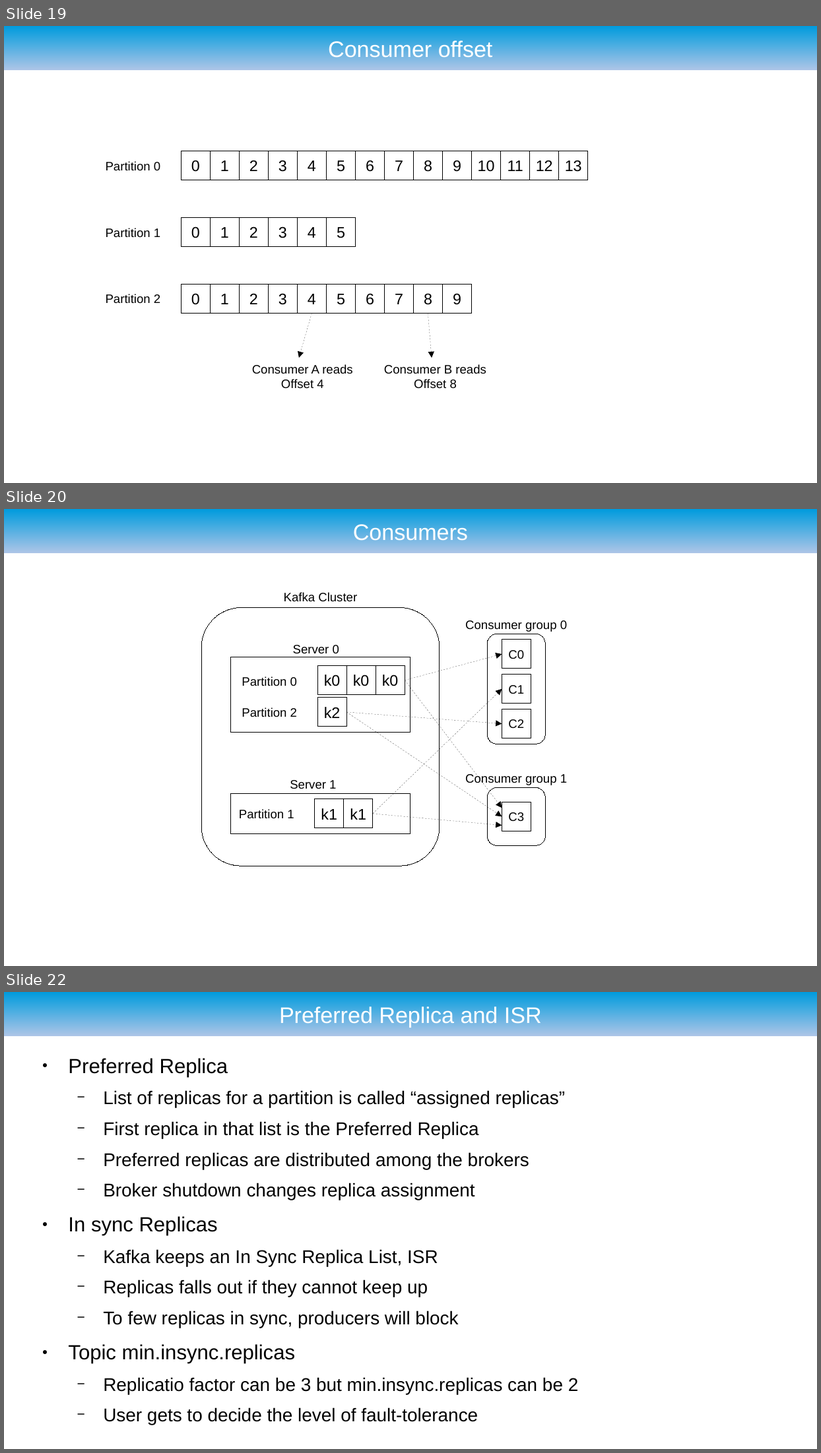
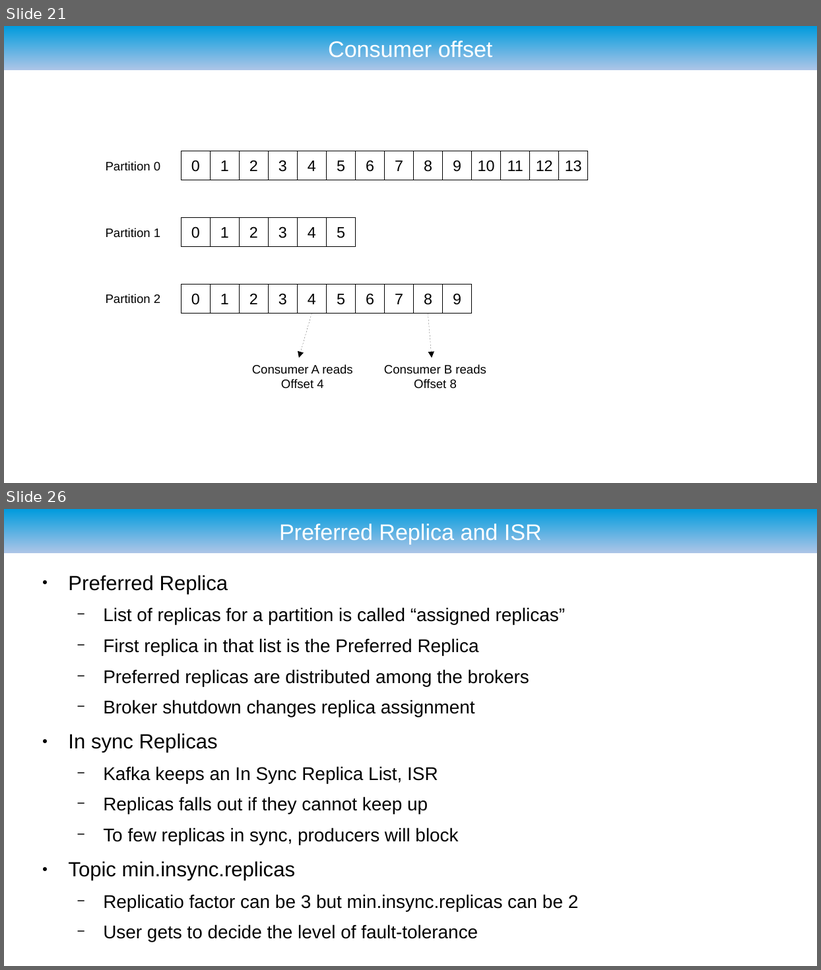
Before and after one commit to ryzlab/kafka-kompetensdag, a slide deck: doc/presentation.odp. Shown one above the other, each under a label of ours: slides 19, 20 and 22 before the commit, slides 21 and 26 after it; the slides between them are not shown. The pictures are 821x1453 and 821x970 pixels, drawn with LibreOffice and Linux fonts; fonts in the diff are those of the drawing; background and template pictures are left out. Boxes give left, top, right and bottom in pixels: in the first picture for what was removed or moved away, otherwise in the second. Text is boxed around its words. In the diff, an @@ line names an element or a change of style, - is before the commit and + after.

```diff
--- a/doc/presentation.odp
+++ b/doc/presentation.odp
@@ slide 20 removed at (4, 509, 817, 966), background #FFFFFF; not listed: 1 template element that a slide beside it also shows @@
@@ title removed at (353, 522, 468, 541) @@
-Consumers
@@ group removed at (202, 592, 440, 866): 12 texts, 5 rectangles, 3 lines, 1 freeform shape @@
-Partition 0
-Partition 2
-k0
-k0
-k0
-k2
-Server 0
-Partition 1
-k1
-k1
-Server 1
-Kafka Cluster
@@ arrow removed from (405, 680) to (502, 654) @@
@@ arrow removed from (405, 680) to (502, 809) @@
@@ arrow removed from (373, 814) to (502, 689) @@
@@ arrow removed from (347, 713) to (502, 817) @@
@@ arrow removed from (347, 713) to (502, 723) @@
@@ group removed at (465, 621, 567, 846): 4 rectangles, 2 texts, 1 rounded rectangle, 1 freeform shape @@
-C3
-C2
-C1
-C0
-Consumer group 0
-Consumer group 1
@@ arrow removed from (373, 814) to (502, 826) @@
@@ what was slide 19 is now slide 21 @@
@@ what was slide 22 is now slide 26 @@
```
Also in this commit, not shown: 1 slide changed, 6 slides added, 2 other slides removed.
